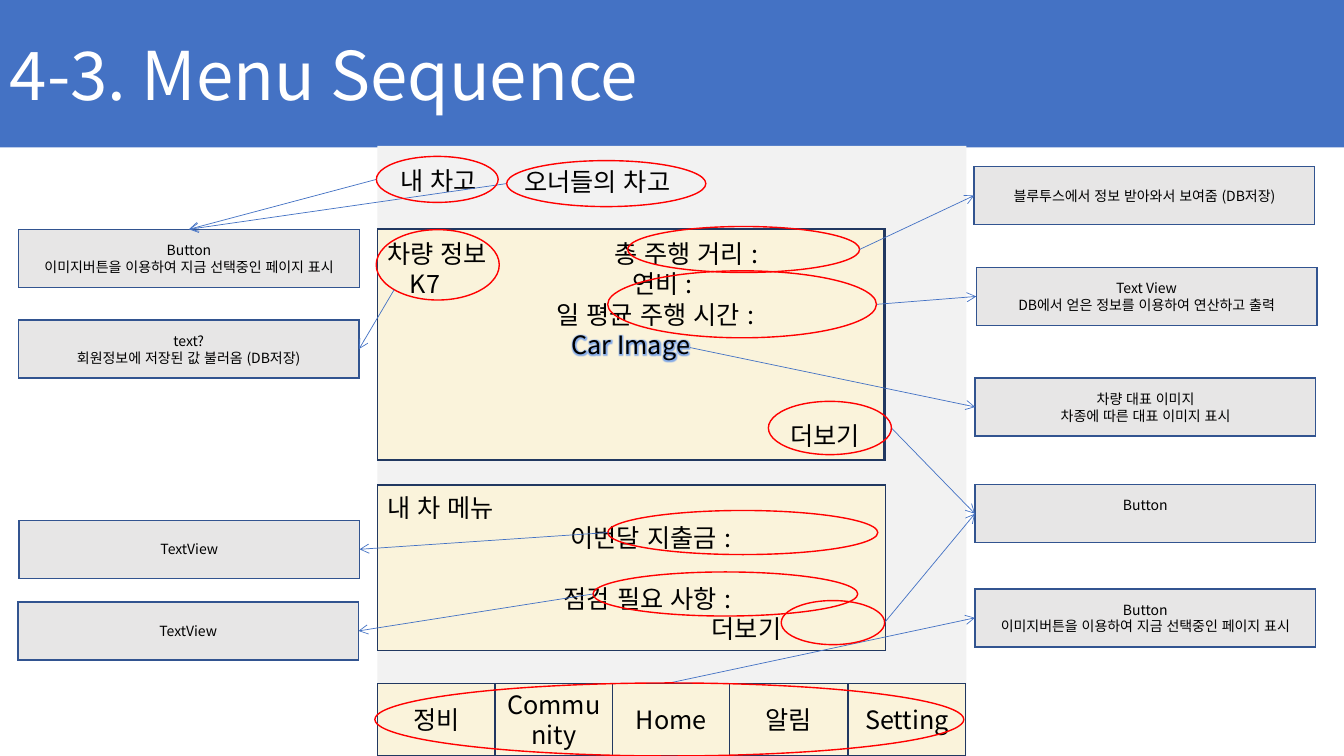
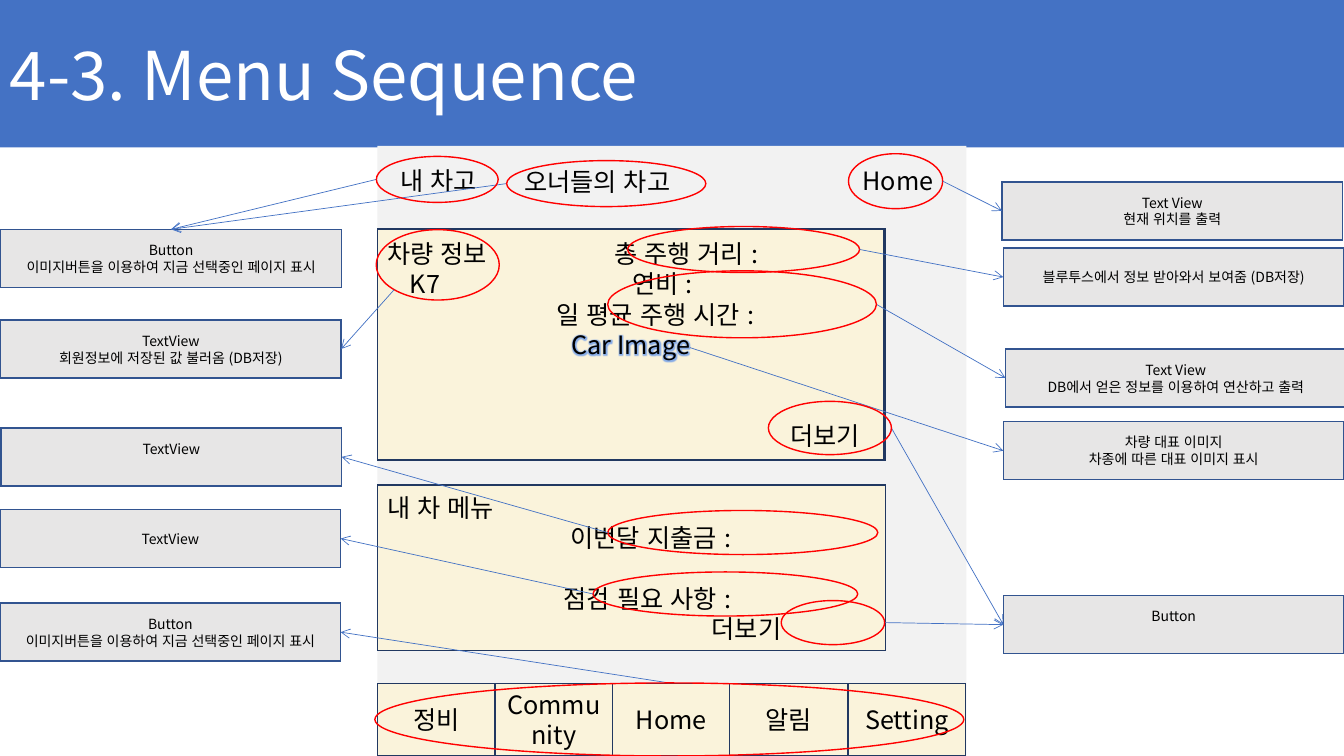
Before and after one commit to ChaeSung-Lee/DJ_InternShip, a slide deck: slide 43 of 2021_Summer/jp.hong/Project_BnC_jph.pptx. Drawn at 1344x756 pixels with LibreOffice and Linux fonts; fonts in the diff are those of the drawing. Boxes give left, top, right and bottom in pixels: in the first picture for what was removed or moved away, otherwise in the second. Text is boxed around its words. In the diff, an @@ line names an element or a change of style, - is before the commit and + after.

```diff
--- a/2021_Summer/jp.hong/Project_BnC_jph.pptx
+++ b/2021_Summer/jp.hong/Project_BnC_jph.pptx
@@ arrow moved from (376, 179) - (189, 230) to (376, 179) - (171, 230) @@
@@ ellipse added at bbox=[849, 153, 943, 209], outline #FF0000 1 pt @@
@@ text added at bbox=[863, 165, 934, 197], 18 pt, text #000000 @@
+Home
@@ arrow moved from (507, 184) - (189, 230) to (507, 184) - (171, 230) @@
@@ arrow added from (943, 181) to (1002, 211), #4472C4 0.5 pt @@
@@ rectangle added at bbox=[1002, 181, 1343, 240], fill #E7E6E6, outline #325491 1 pt, 10 pt, text #000000 @@
+Text View
+현재 위치를 출력
@@ rectangle "Button": place and size @@
-rectangle "Button" at bbox=[19, 230, 360, 288]
+rectangle "Button" at bbox=[1, 230, 342, 288]
@@ arrow moved from (860, 250) - (974, 196) to (860, 250) - (1003, 277) @@
@@ rectangle "블루투스에서 정보 받아와서 보여줌 (DB저장)": place and size @@
-rectangle "블루투스에서 정보 받아와서 보여줌 (DB저장)" at bbox=[974, 166, 1315, 225]
+rectangle "블루투스에서 정보 받아와서 보여줌 (DB저장)" at bbox=[1003, 248, 1344, 307]
@@ arrow moved from (394, 289) - (359, 349) to (394, 289) - (341, 349) @@
@@ rectangle "TextView": place and size @@
-rectangle "TextView" at bbox=[18, 320, 359, 378]
+rectangle "TextView" at bbox=[1, 320, 342, 378]
@@ arrow moved from (876, 304) - (977, 296) to (876, 304) - (1005, 378) @@
@@ text in rectangle at bbox=[142, 335, 200, 346]: text changed @@
-text?
+TextView
@@ arrow moved from (690, 348) - (975, 407) to (690, 348) - (1003, 451) @@
@@ rectangle "Text View": place and size @@
-rectangle "Text View" at bbox=[977, 267, 1318, 326]
+rectangle "Text View" at bbox=[1005, 349, 1344, 407]
@@ rectangle "TextView": place and size @@
-rectangle "TextView" at bbox=[19, 520, 360, 579]
+rectangle "TextView" at bbox=[1, 427, 342, 486]
@@ arrow moved from (891, 429) - (975, 514) to (891, 429) - (1003, 625) @@
@@ rectangle "차량 대표 이미지": place and size @@
-rectangle "차량 대표 이미지" at bbox=[975, 378, 1316, 437]
+rectangle "차량 대표 이미지" at bbox=[1003, 421, 1344, 480]
@@ arrow moved from (608, 532) - (360, 549) to (608, 532) - (342, 457) @@
@@ rectangle "TextView": place and size @@
-rectangle "TextView" at bbox=[18, 602, 359, 660]
+rectangle "TextView" at bbox=[0, 509, 341, 568]
@@ arrow moved from (593, 594) - (359, 631) to (593, 594) - (341, 538) @@
@@ rectangle "Button": place and size @@
-rectangle "Button" at bbox=[975, 485, 1316, 543]
+rectangle "Button" at bbox=[1003, 596, 1344, 654]
@@ rectangle "Button": place and size @@
-rectangle "Button" at bbox=[975, 589, 1316, 647]
+rectangle "Button" at bbox=[0, 603, 341, 661]
@@ arrow moved from (885, 623) - (975, 514) to (885, 623) - (1003, 625) @@
@@ arrow moved from (669, 684) - (975, 618) to (669, 684) - (341, 632) @@
```
Also in this commit, not shown: 11 other slides changed, 13 slides added.
